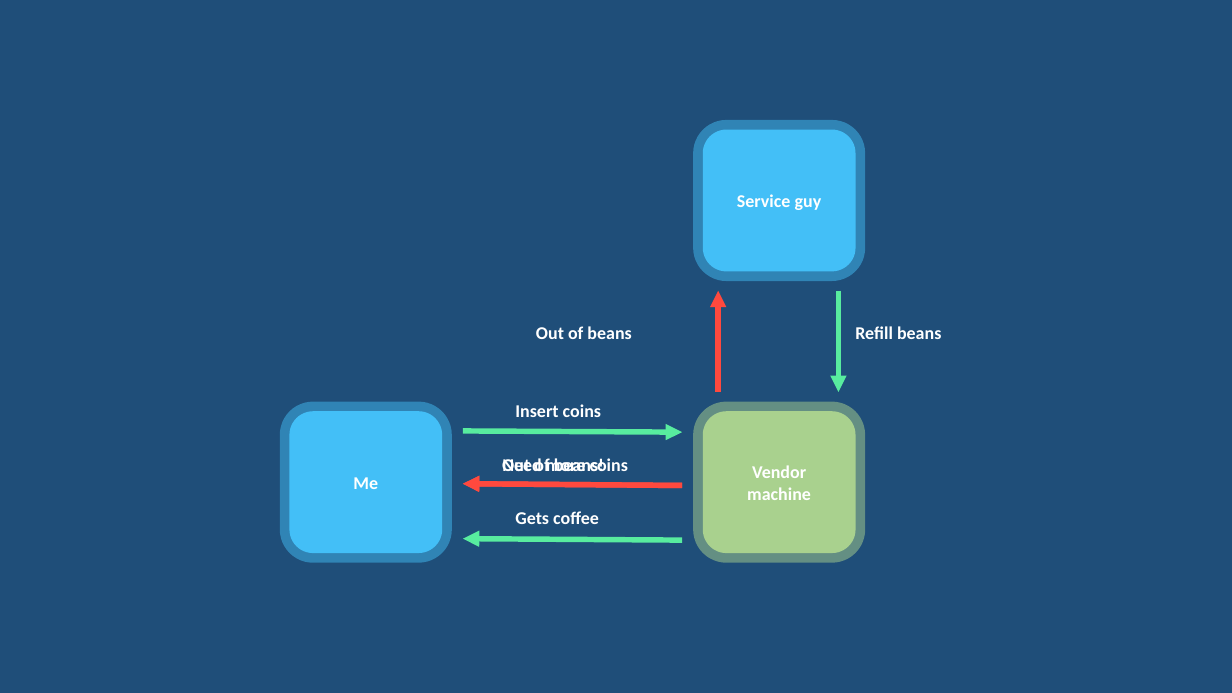
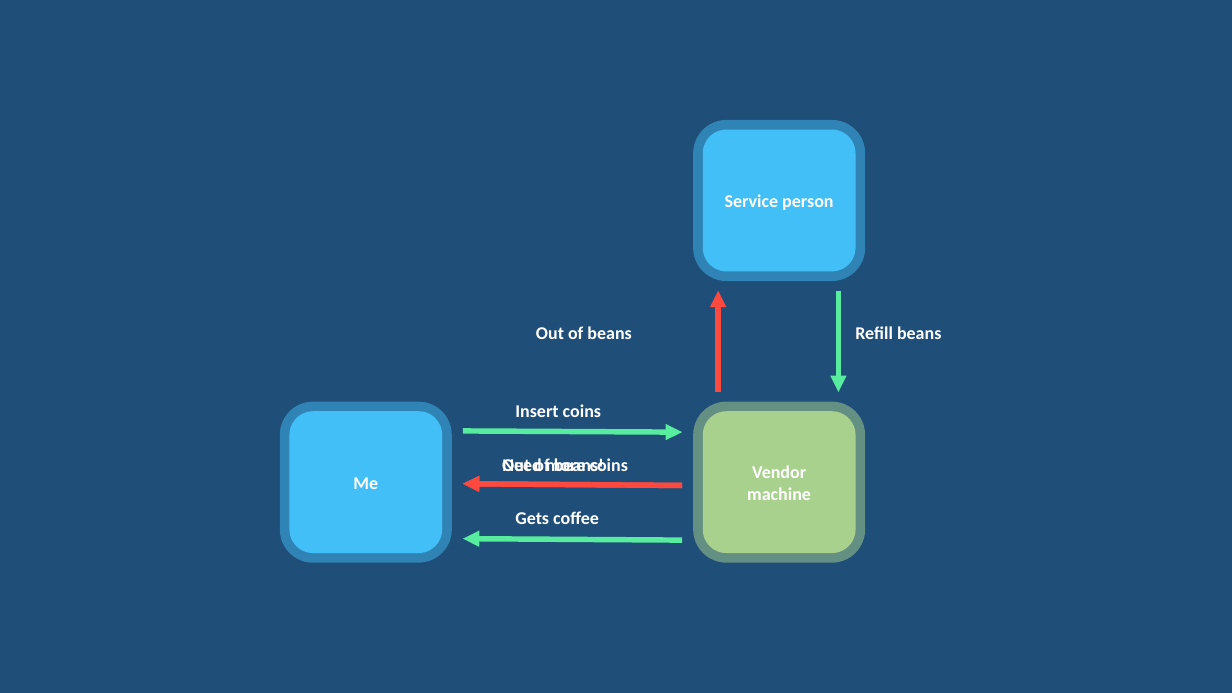
Before and after one commit to rogeralsing/Presentations, a slide deck: slide 13 of FailingGracefully/QConSP/failingactors.pptx. Drawn at 1232x693 pixels with LibreOffice and Linux fonts; fonts in the diff are those of the drawing. Boxes give left, top, right and bottom in pixels: in the first picture for what was removed or moved away, otherwise in the second. Text is boxed around its words. In the diff, an @@ line names an element or a change of style, - is before the commit and + after.

```diff
--- a/FailingGracefully/QConSP/failingactors.pptx
+++ b/FailingGracefully/QConSP/failingactors.pptx
@@ text in rounded rectangle at box(725, 194, 833, 210): text changed @@
-Service guy
+Service person
```
Also in this commit, not shown: 4 other slides changed, 14 slides removed, 29 other files.
